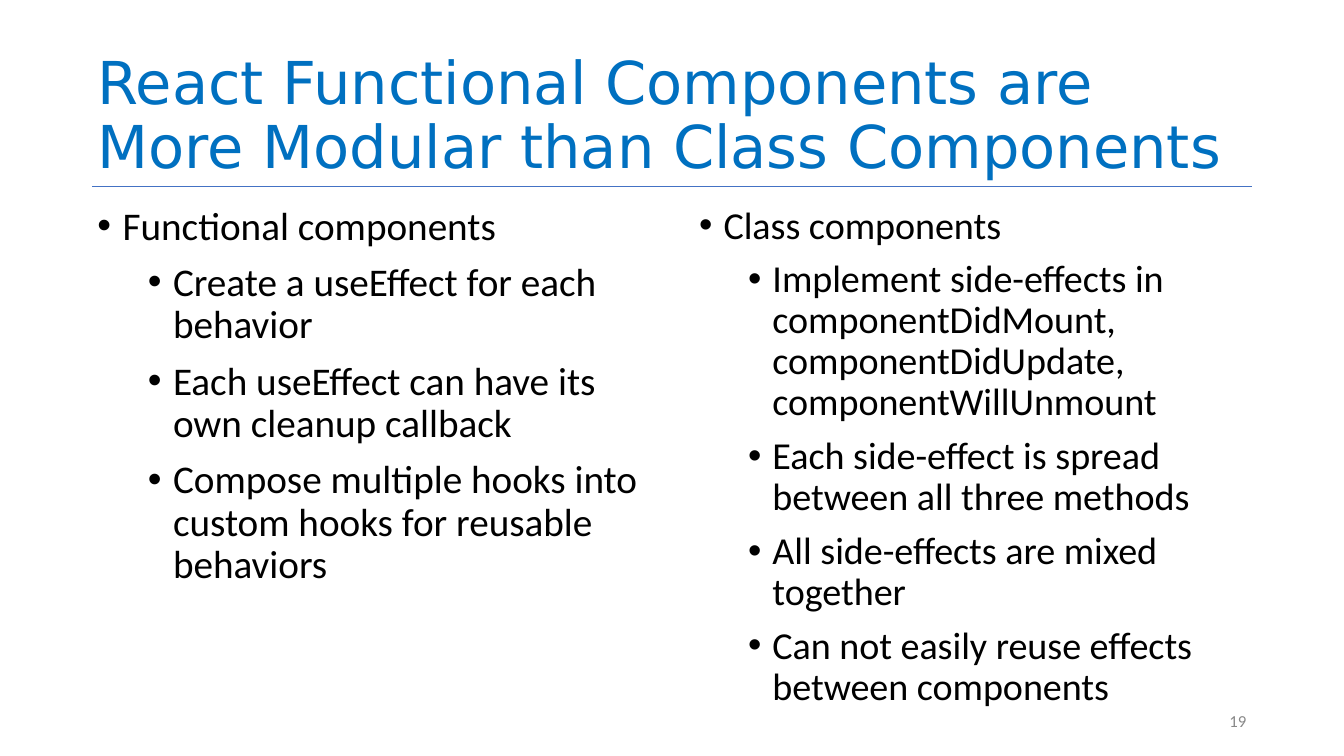
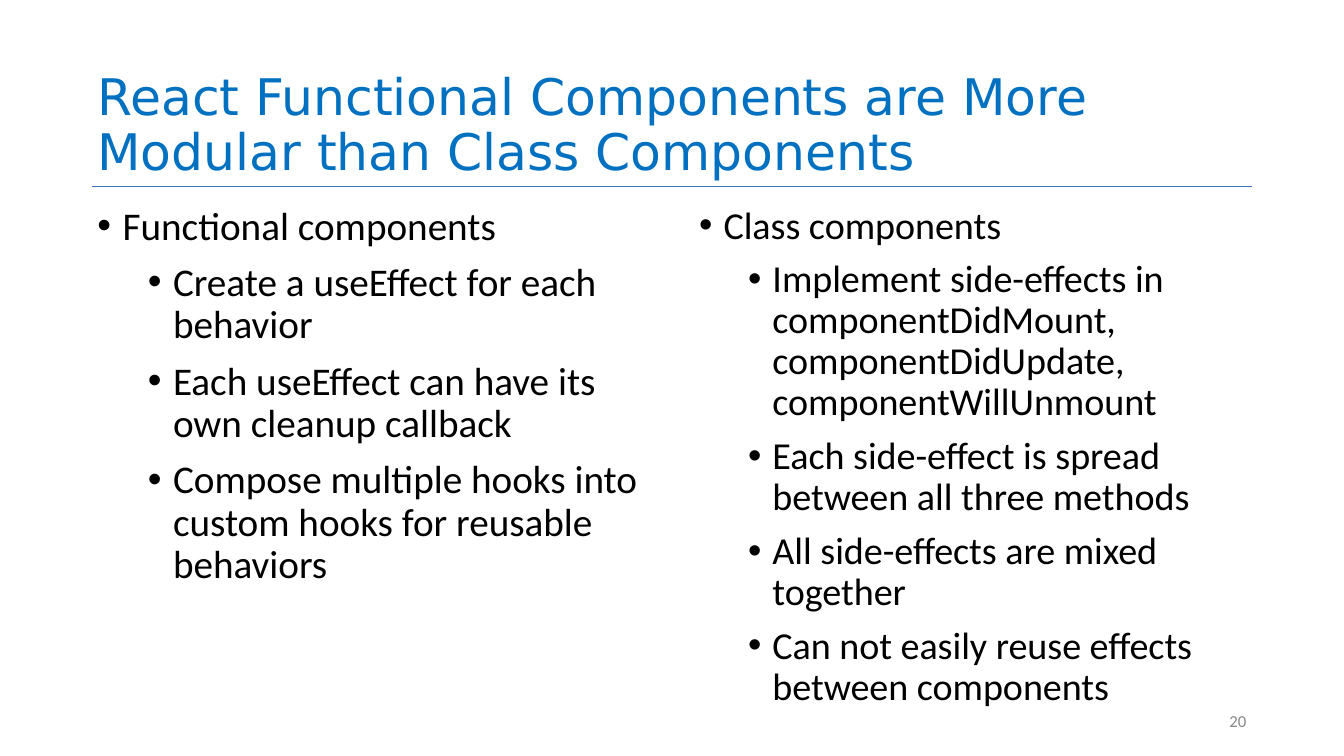
Before and after one commit to neu-se/CS4530-Spring-2023, a slide deck: slide 20 of Slides/Module 08 Patterns of React.pptx (slide 19 before the commit). Drawn at 1344x756 pixels with LibreOffice and Linux fonts; fonts in the diff are those of the drawing. Boxes give left, top, right and bottom in pixels: in the first picture for what was removed or moved away, otherwise in the second. Text is boxed around its words. In the diff, an @@ line names an element or a change of style, - is before the commit and + after.

```diff
--- a/Slides/Module 08 Patterns of React.pptx
+++ b/Slides/Module 08 Patterns of React.pptx
@@ title "React Functional Components are More ..." at bbox=[97, 76, 1087, 181]: size 42.2 to 36 pt @@
@@ page number at bbox=[1229, 716, 1246, 727]: text changed @@
-19
+20
```
Also in this commit, not shown: 7 other slides changed, 1 slide added, 2 slides removed, 1 other file.
